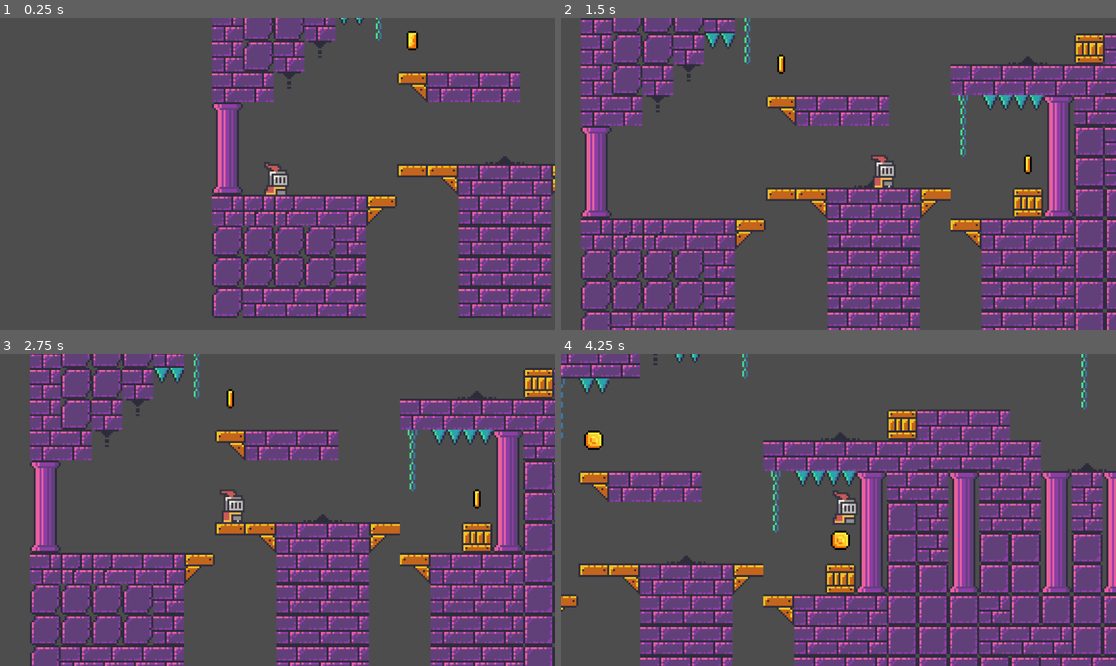
Above: before the commit, frames 1-4 (two rows, left to right).
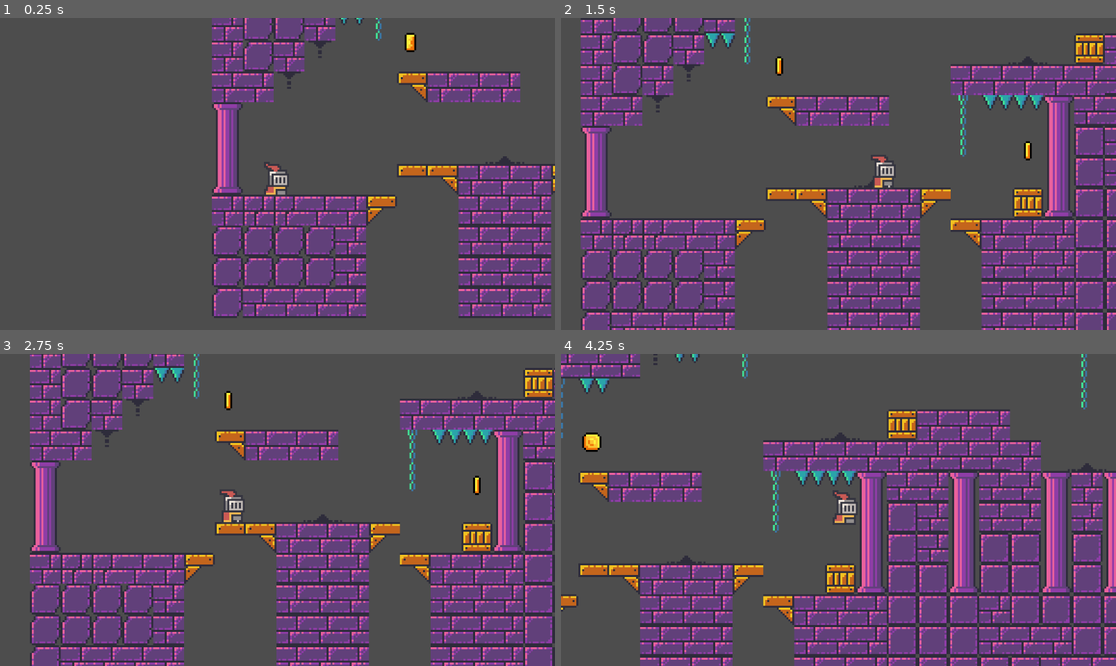
Above: after the commit, the same moments.

Repository: Mercunus/game-example
Game: Godot game, scene res://scenes/game.tscn
Two runs of this game, one before a commit and one after it. Both use one fixed random seed, a clock stepped at 60 frames per second and the inputs below.
Inputs:
- Up to frame 1 (0.25 s): no input
- Up to frame 2 (1.5 s): tap Enter (ui_accept) at 0.5, 0.77 s; hold Right (ui_right) from 0.53 s (still down)
- Up to frame 3 (2.75 s): tap Enter (ui_accept) at 1.52 s; release Right (ui_right) at 2.03 s; hold Left (ui_left) from 2.03 s (still down)
- Up to frame 4 (4.25 s): release Left (ui_left) at 2.78 s; hold Right (ui_right) from 2.78 s (still down); tap Enter (ui_accept) at 3.02, 3.77 s

The runs differ from the first frame. In frame 1, 0.1% of the frame differs, in the area x 72-76%, y 4-11%; in frame 2, 0.2%; in frame 3, 0.2%; in frame 4, 0.4%, in the area x 3-53%, y 24-63%.

Commit message:
Pickups_fix

Diff:
--- a/scenes/coin.tscn
+++ b/scenes/coin.tscn
@@ -1,5 +1,6 @@
-[gd_scene load_steps=16 format=3 uid="uid://gsohxs5qhlcl"]
+[gd_scene load_steps=17 format=3 uid="uid://gsohxs5qhlcl"]
 
+[ext_resource type="Script" uid="uid://cqirp6xslj1k3" path="res://scripts/coin.gd" id="1_i64fm"]
 [ext_resource type="Texture2D" uid="uid://6fe02b2i5j3u" path="res://assets/sprites/coin_.png" id="1_rwqht"]
 
 [sub_resource type="AtlasTexture" id="AtlasTexture_i64fm"]
@@ -99,11 +100,14 @@
 
 [node name="Coin" type="Area2D"]
 collision_mask = 2
+script = ExtResource("1_i64fm")
 
 [node name="AnimatedSprite2D" type="AnimatedSprite2D" parent="."]
 sprite_frames = SubResource("SpriteFrames_ls27i")
 autoplay = "default"
-frame_progress = 0.229726
+frame_progress = 0.418068
 
 [node name="CollisionShape2D" type="CollisionShape2D" parent="."]
 shape = SubResource("CircleShape2D_ssuvv")
+
+[connection signal="body_entered" from="." to="." method="_on_body_entered"]
--- a/scenes/game.tscn
+++ b/scenes/game.tscn
@@ -177,16 +177,16 @@
 autoplay = "move"
 
 [node name="Coin" parent="." instance=ExtResource("4_lbhrr")]
-position = Vector2(216, 20)
+position = Vector2(216, 13)
 
 [node name="Coin2" parent="." instance=ExtResource("4_lbhrr")]
-position = Vector2(88, -32)
+position = Vector2(87, -31)
 
 [node name="Coin3" parent="." instance=ExtResource("4_lbhrr")]
-position = Vector2(274, -86)
+position = Vector2(277, -83)
 
 [node name="Coin4" parent="." instance=ExtResource("4_lbhrr")]
-position = Vector2(480, -29)
+position = Vector2(484, -26)
 
 [node name="Coin5" parent="." instance=ExtResource("4_lbhrr")]
-position = Vector2(416, -177)
+position = Vector2(415, -179)
--- a/scripts/coin.gd
+++ b/scripts/coin.gd
@@ -1,8 +1,6 @@
 extends Area2D
 
 
-
-
-func _on_body_entered(body: Node2D) -> void:
+func _on_body_entered( _body):
 	print("+1 coin!")
 	queue_free()
